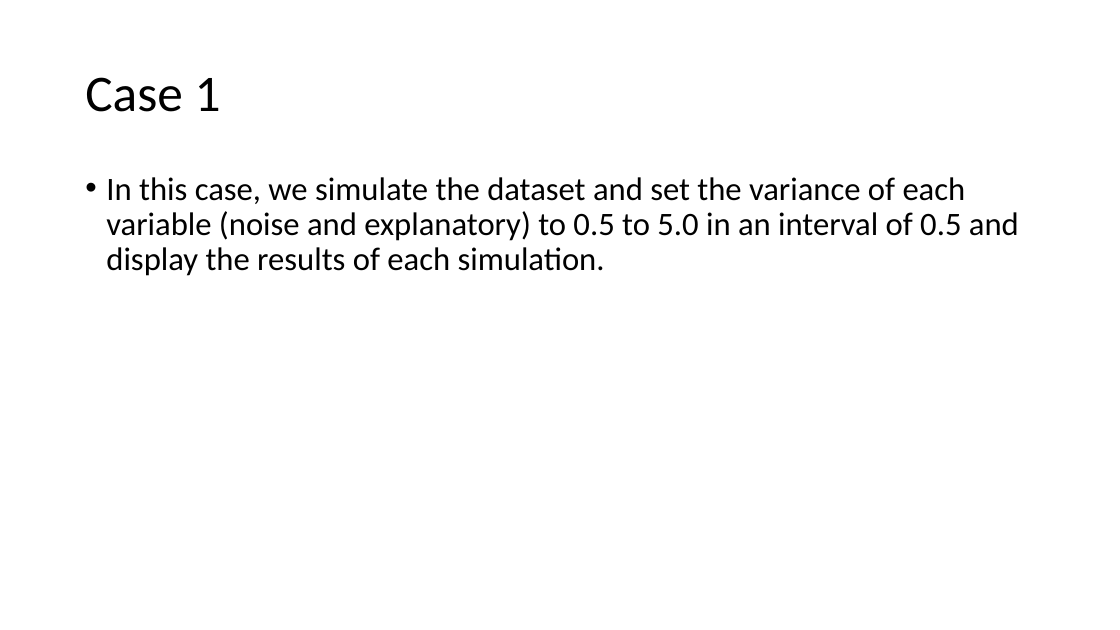
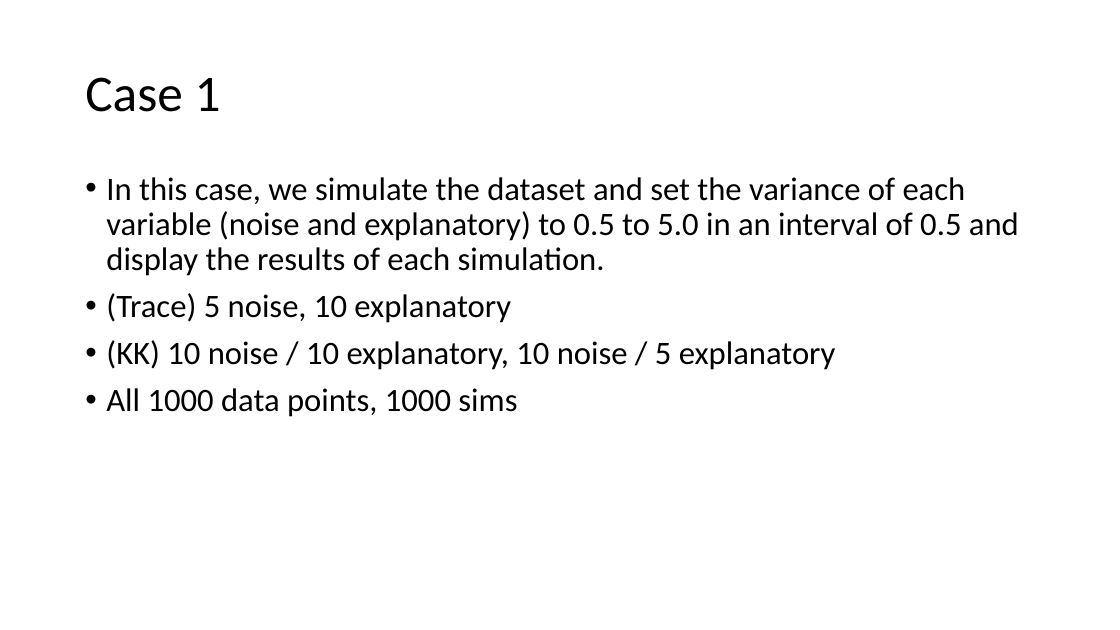
Before and after one commit to Tsmith5151/Capstone, a slide deck: slide 4 of GUI/Version4/Results_KK2.pptx (slide 2 before the commit). Drawn at 1120x630 pixels with LibreOffice and Linux fonts; fonts in the diff are those of the drawing. Boxes give left, top, right and bottom in pixels: in the first picture for what was removed or moved away, otherwise in the second. Text is boxed around its words. In the diff, an @@ line names an element or a change of style, - is before the commit and + after.

```diff
--- a/GUI/Version4/Results_KK2.pptx
+++ b/GUI/Version4/Results_KK2.pptx
@@ text at [106, 293, 836, 417]: paragraphs added @@
+• (Trace) 5 noise, 10 explanatory
+• (KK) 10 noise / 10 explanatory, 10 noise / 5 explanatory
+• All 1000 data points, 1000 sims
```
Also in this commit, not shown: 8 other slides changed, 12 slides added.
